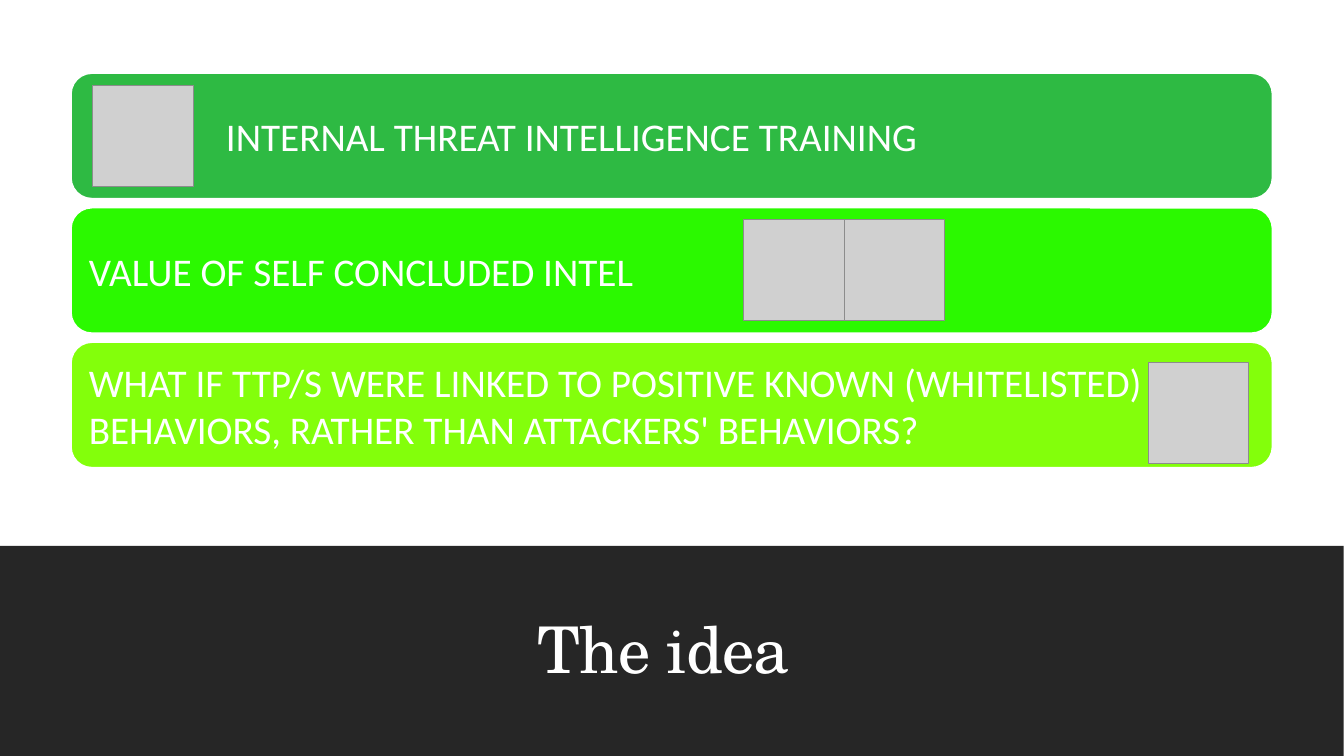
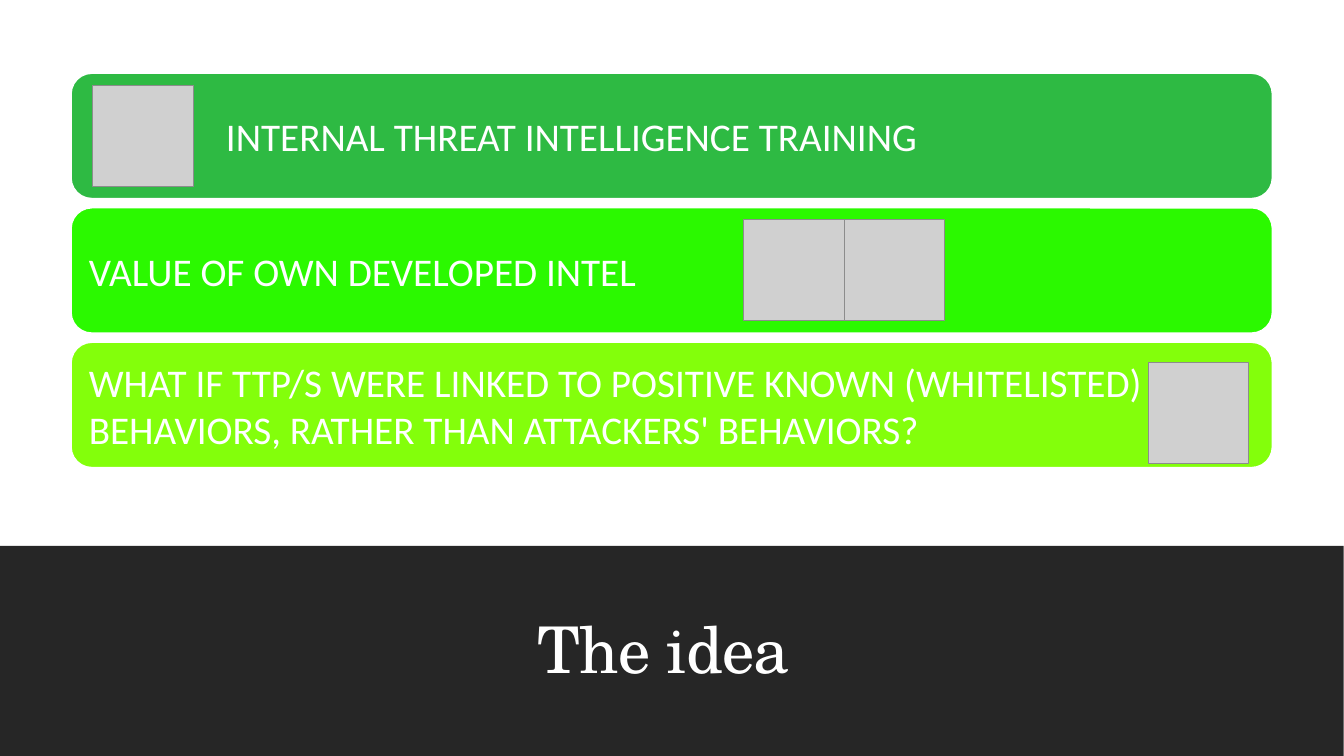
Before and after one commit to ChezDaniela/Behaviors, a slide deck: slide 2 of Whitelisting behaviors v1.pptx. Drawn at 1344x756 pixels with LibreOffice and Linux fonts; fonts in the diff are those of the drawing; grey boxes stand for pictures. Boxes give left, top, right and bottom in pixels: in the first picture for what was removed or moved away, otherwise in the second. Text is boxed around its words. In the diff, an @@ line names an element or a change of style, - is before the commit and + after.

```diff
--- a/Whitelisting behaviors v1.pptx
+++ b/Whitelisting behaviors v1.pptx
@@ text at box(89, 260, 636, 287): text changed @@
-VALUE OF SELF CONCLUDED INTEL
+VALUE OF OWN DEVELOPED INTEL
```
Also in this commit, not shown: 1 other slide changed.
